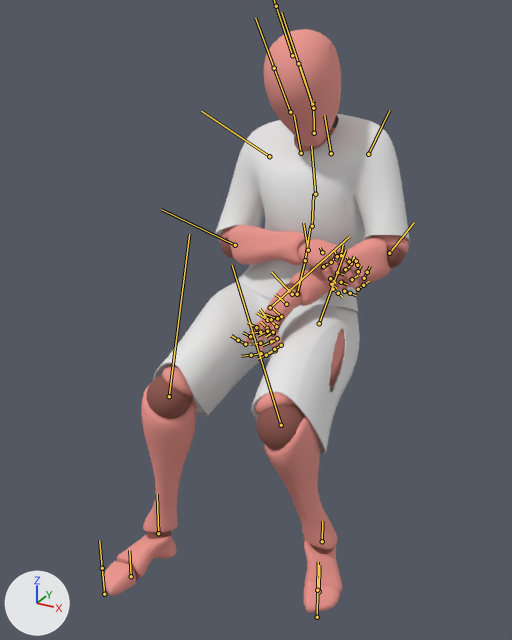
The FBX model PremierSecours/Assets/Prefabs/Dressed_Victim.fbx: old version first, new version second.
Rendered twice from a 50 mm camera at (0.827, -1.696, 1.484) aimed at (-0.015, -0.166, 0.719). Arrows for +X, +Y and +Z are at lower left; the lights stay in place. Both versions are drawn at the pose saved in each file; the numbers are the values there. The bones that bend it are drawn over the model as lines.
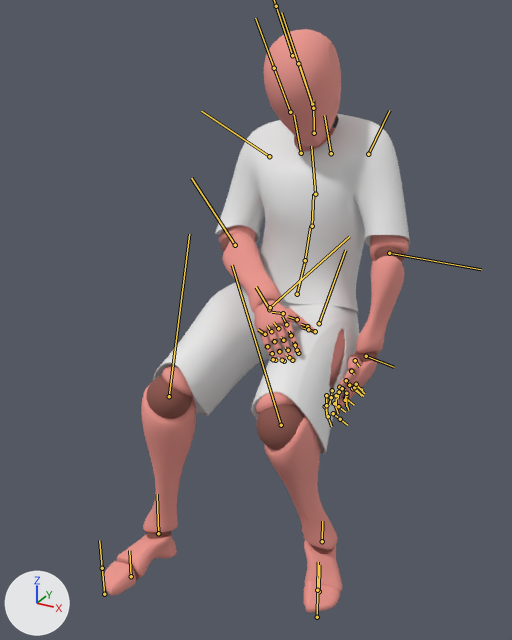
Commit message: mannequin pose changed

The edits, one by one:
Bone 'mixamorig:LeftForeArm' (bone_mixamorig_leftforearm) turns from (0, -77, 1) to (-36, -22, -14) degrees about its own x, y and z.
Bone 'mixamorig:LeftHand' (bone_mixamorig_lefthand) turns from (69, 24, 1) to (-26, -14, -1) degrees about its own x, y and z.
Bone 'mixamorig:LeftHandThumb1' (bone_mixamorig_lefthandthumb1) turns from (-3, -2, -6) to (-78, -9, -9) degrees about its own x, y and z.
Bone 'mixamorig:LeftHandThumb2' (bone_mixamorig_lefthandthumb2) turns from (-4, 2, 3) to (-11, 21, 0) degrees about its own x, y and z.
Bone 'mixamorig:LeftHandThumb3' (bone_mixamorig_lefthandthumb3) turns from (0, 0, 0) to (0, 15, 5) degrees about its own x, y and z.
Bone 'mixamorig:RightForeArm' (bone_mixamorig_rightforearm) turns from (-1, 97, -1) to (17, 59, -6) degrees about its own x, y and z.
Bone 'mixamorig:RightHand' (bone_mixamorig_righthand) turns from (41, -9, 6) to (1, 0, -15) degrees about its own x, y and z.
Bone 'mixamorig:RightHandPinky1' (bone_mixamorig_righthandpinky1) turns from (-17, -7, 53) to (-13, -13, 26) degrees about its own x, y and z.
Bone 'mixamorig:RightHandPinky2' (bone_mixamorig_righthandpinky2) turns from (2, 5, 47) to (5, 12, 17) degrees about its own x, y and z.
Bone 'mixamorig:RightHandRing1' (bone_mixamorig_righthandring1) turns from (-13, -8, 45) to (-3, -11, 20) degrees about its own x, y and z.
Bone 'mixamorig:RightHandRing2' (bone_mixamorig_righthandring2) turns from (0, 1, 34) to (3, 7, 23) degrees about its own x, y and z.
Bone 'mixamorig:RightHandMiddle1' (bone_mixamorig_righthandmiddle1) turns from (-2, -8, 37) to (-2, -4, 23) degrees about its own x, y and z.
Bone 'mixamorig:RightHandIndex1' (bone_mixamorig_righthandindex1) turns from (4, -10, 16) to (3, -4, 16) degrees about its own x, y and z.

Pixel boxes (x1, y1, x2, y2) of what changed, in the pictures (512 x 640 px):
'Beta_Surface', posed
    both: (103, 29, 409, 613)
'Beta_Joints', posed
    both: (129, 127, 405, 580)
bone 'mixamorig:LeftForeArm', root to tip
    before: (389, 253) to (414, 222)
    after: (389, 253) to (481, 269)
bone 'mixamorig:LeftHand', root to tip
    before: (292, 294) to (271, 272)
    after: (366, 356) to (394, 367)
bone 'mixamorig:LeftHandThumb1', root to tip
    before: (286, 304) to (275, 294)
    after: (355, 360) to (359, 366)
bone 'mixamorig:LeftHandThumb2', root to tip
    before: (281, 316) to (273, 308)
    after: (351, 371) to (354, 374)
bone 'mixamorig:LeftHandThumb3', root to tip
    before: (276, 326) to (270, 320)
    after: (346, 380) to (348, 382)
bone 'mixamorig:RightForeArm', root to tip
    before: (235, 245) to (161, 209)
    after: (235, 245) to (191, 178)
bone 'mixamorig:RightHand', root to tip
    before: (308, 250) to (303, 223)
    after: (269, 309) to (256, 287)
bone 'mixamorig:RightHandPinky1', root to tip
    before: (323, 266) to (327, 264)
    after: (265, 334) to (258, 329)
bone 'mixamorig:RightHandPinky2', root to tip
    before: (330, 278) to (335, 283)
    after: (267, 346) to (265, 346)
bone 'mixamorig:RightHandRing1', root to tip
    before: (331, 262) to (334, 258)
    after: (271, 331) to (267, 325)
bone 'mixamorig:RightHandRing2', root to tip
    before: (337, 272) to (344, 274)
    after: (274, 341) to (272, 340)
bone 'mixamorig:RightHandMiddle1', root to tip
    before: (336, 258) to (342, 251)
    after: (278, 328) to (273, 322)
bone 'mixamorig:RightHandIndex1', root to tip
    before: (341, 255) to (343, 244)
    after: (286, 324) to (282, 316)
